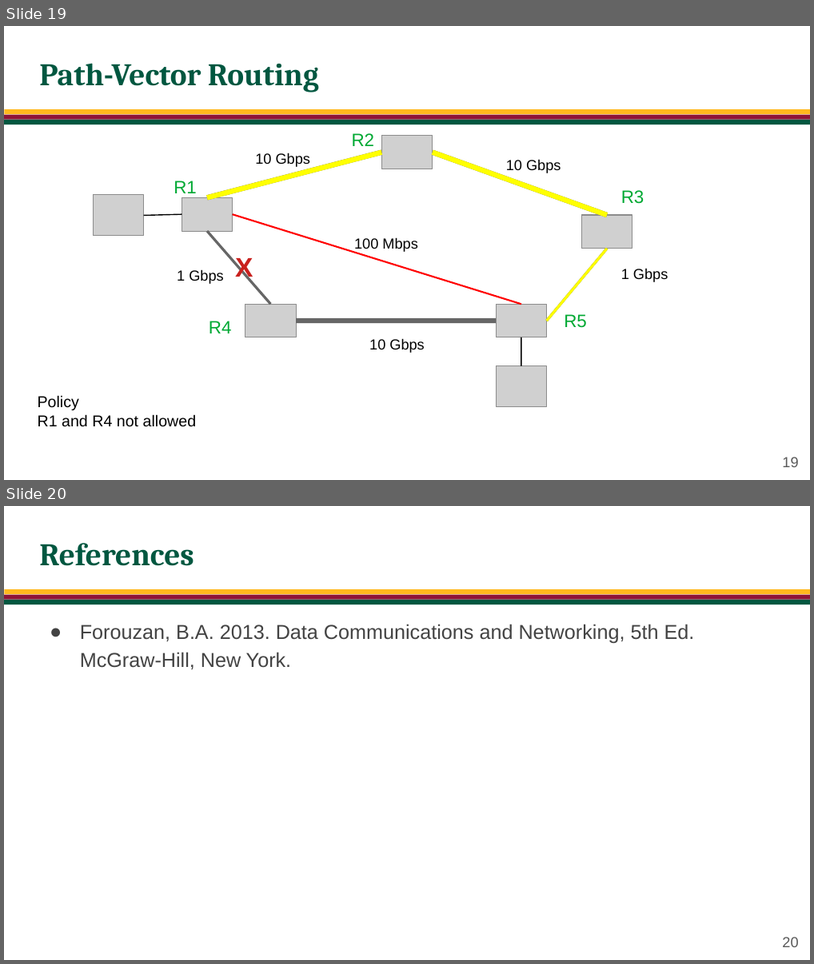
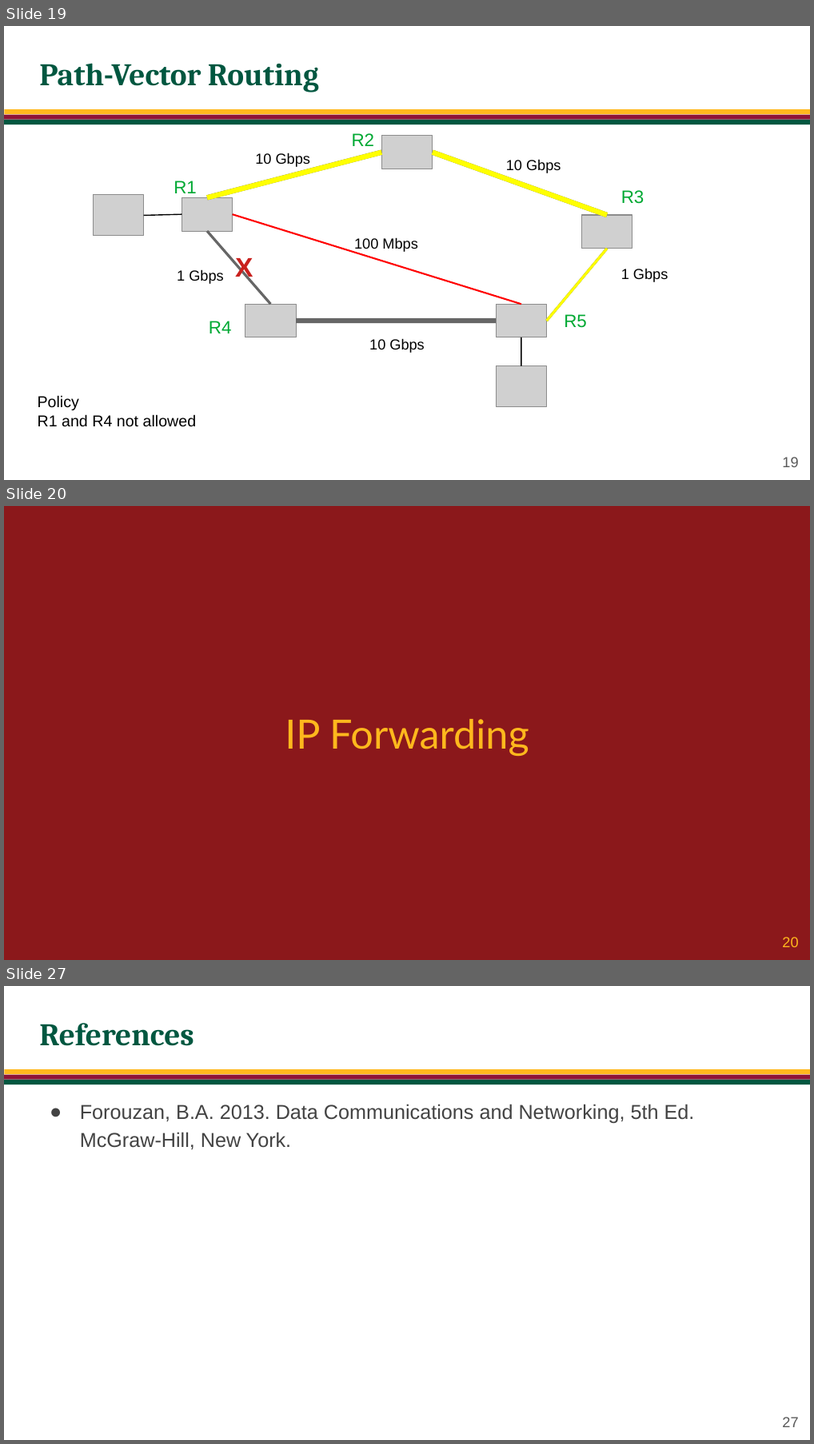
Before and after one commit to jachermocilla/extra-course-materials, a slide deck: cmsc137/slides-rsm/CMSC 137 - 21 - Routing.odp. Shown one above the other, each under a label of ours: slides 19 and 20 before the commit, slides 19, 20 and 27 after it; the slides between them are not shown. The pictures are 814x964 and 814x1444 pixels, drawn with LibreOffice and Linux fonts; fonts in the diff are those of the drawing; grey boxes stand for pictures; background and template pictures are left out. Boxes give left, top, right and bottom in pixels: in the first picture for what was removed or moved away, otherwise in the second. Text is boxed around its words. In the diff, an @@ line names an element or a change of style, - is before the commit and + after.

```diff
--- a/cmsc137/slides-rsm/CMSC 137 - 21 - Routing.odp
+++ b/cmsc137/slides-rsm/CMSC 137 - 21 - Routing.odp
@@ slide 20 added at (4,506,810,960), background #8B181B @@
@@ title added at (285,719,530,756), 36 pt, text #FFB81D @@
+IP Forwarding
@@ page number added at (782,936,798,947), 13 pt, text #FFB81D @@
+20
@@ what was slide 20 is now slide 27 @@
@@ page number at (782,1416,798,1427): text changed @@
-20
+27
```
Also in this commit, not shown: 1 slide changed, 6 other slides added, 10 other files.
